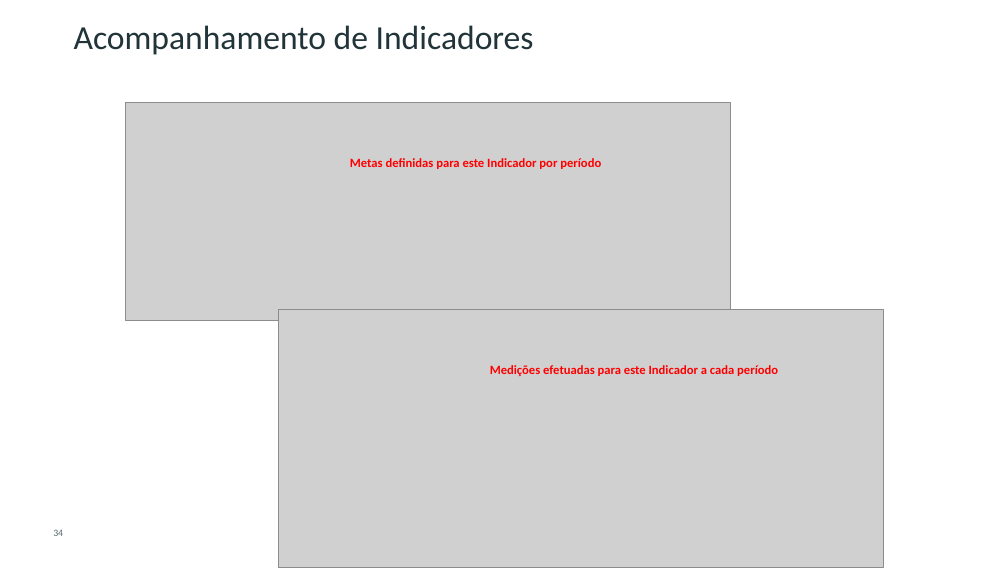
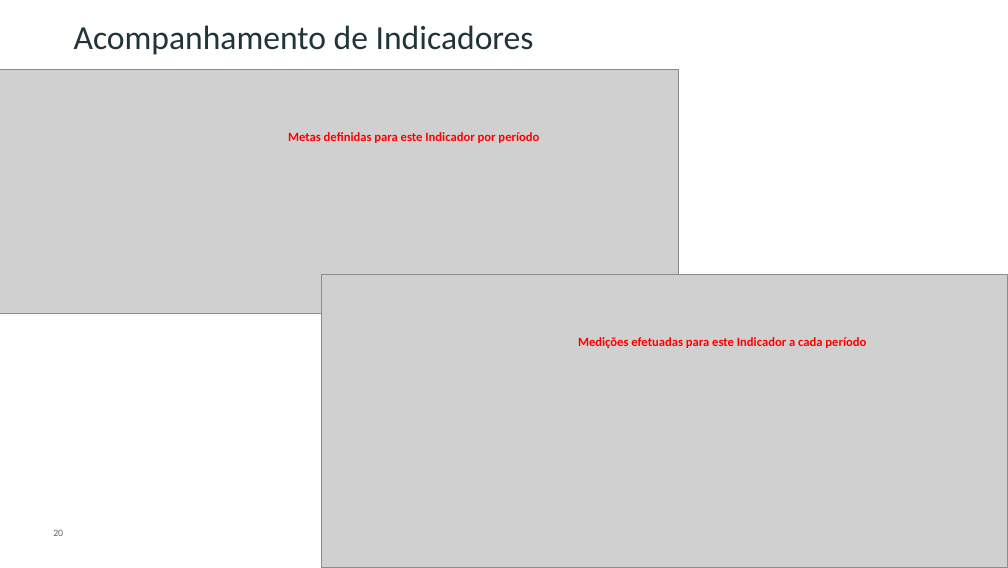
Before and after one commit to CALATAMITBMCOE/Strategic-Alignment, a slide deck: slide 20 of Documentation/CA PPM for Strategic Planning and Execution_PT.pptx (slide 34 before the commit). Drawn at 1008x568 pixels with LibreOffice and Linux fonts; fonts in the diff are those of the drawing; grey boxes stand for pictures; background and template pictures are left out. Boxes give left, top, right and bottom in pixels: in the first picture for what was removed or moved away, otherwise in the second. Text is boxed around its words. In the diff, an @@ line names an element or a change of style, - is before the commit and + after.

```diff
--- a/Documentation/CA PPM for Strategic Planning and Execution_PT.pptx
+++ b/Documentation/CA PPM for Strategic Planning and Execution_PT.pptx
@@ picture: place and size @@
-picture at [126,102,731,320]
+picture at [0,70,678,313]
@@ text "Metas definidas para este Indicador ...": place and size @@
-text "Metas definidas para este Indicador ..." at [350,158,601,169]
+text "Metas definidas para este Indicador ..." at [288,132,539,143]
@@ picture: place and size @@
-picture at [278,308,883,568]
+picture at [322,274,1008,568]
@@ text "Medições efetuadas para este Indicador ...": place and size @@
-text "Medições efetuadas para este Indicador ..." at [490,365,778,376]
+text "Medições efetuadas para este Indicador ..." at [578,337,866,348]
@@ page number at [53,529,63,536]: text changed @@
-34
+20
```
Also in this commit, not shown: 11 other slides changed, 1 slide added, 4 slides removed, 3 other files.
